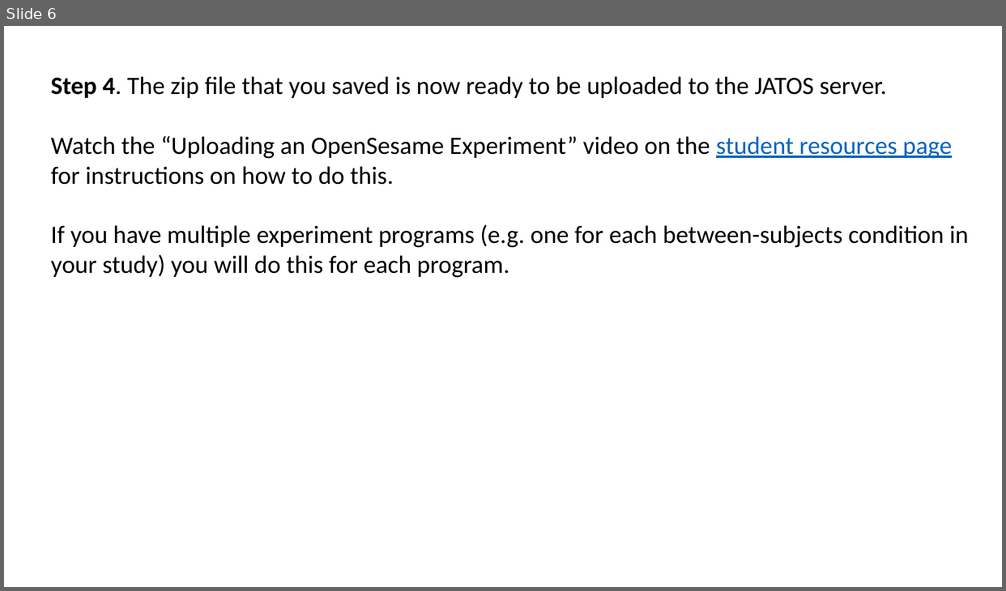
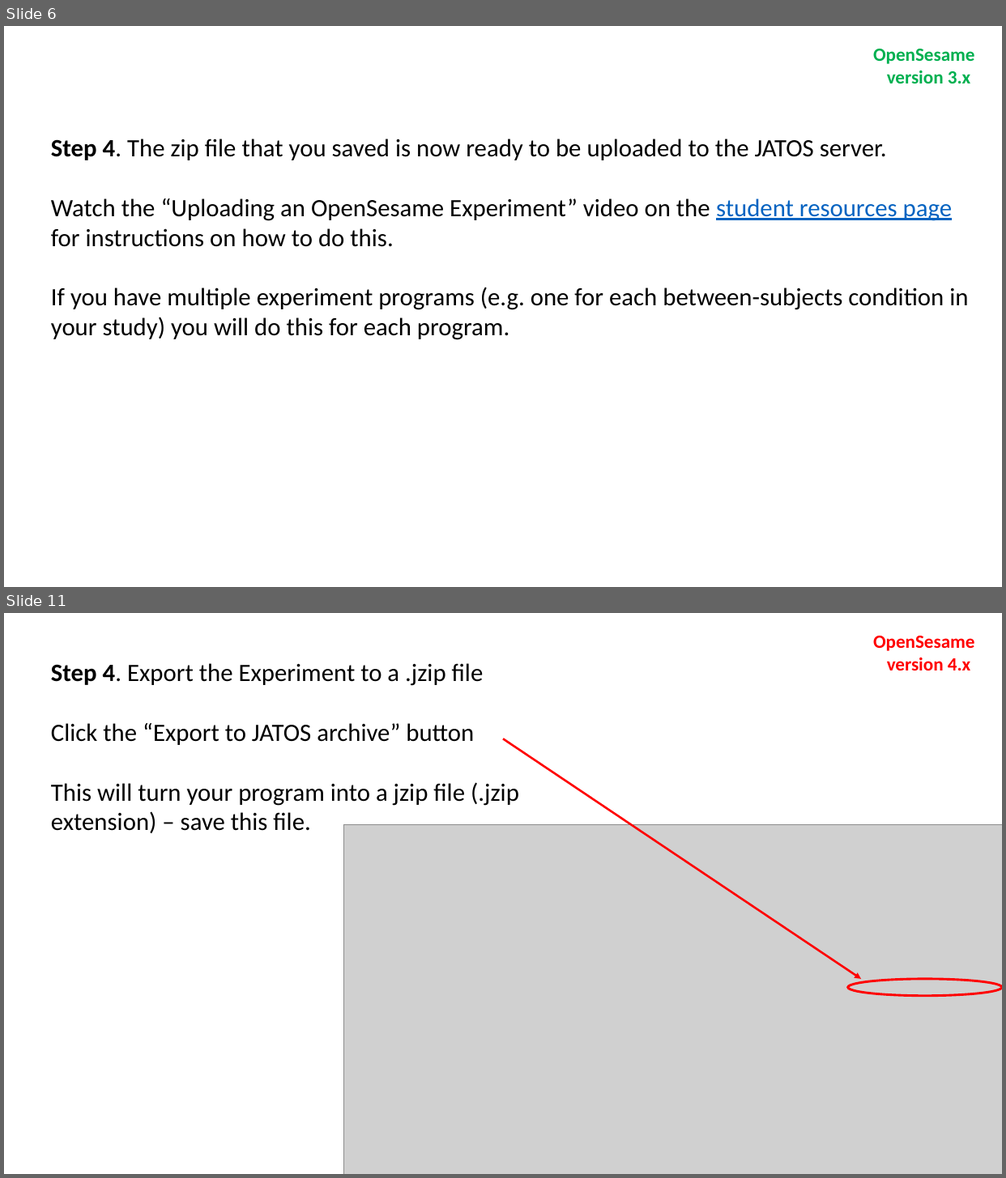
Before and after one commit to ajwills72/rmip, a slide deck: docs/prepare_your_online_study.pptx. Shown one above the other, each under a label of ours: slide 6 before the commit, slides 6 and 11 after it; the slides between them are not shown. The pictures are 1006x591 and 1006x1178 pixels, drawn with LibreOffice and Linux fonts; fonts in the diff are those of the drawing; grey boxes stand for pictures. Boxes give left, top, right and bottom in pixels: in the first picture for what was removed or moved away, otherwise in the second. Text is boxed around its words. In the diff, an @@ line names an element or a change of style, - is before the commit and + after.

Commit message:
updated prepare_your_online_study.pptx with instructions for OpenSesame v4

```diff
--- a/docs/prepare_your_online_study.pptx
+++ b/docs/prepare_your_online_study.pptx
@@ slide 11 added at (4, 613, 1002, 1174), background #FFFFFF @@
@@ text added at (873, 636, 974, 671), 18 pt, text #FF0000, bold @@
+OpenSesame
+version 4.x
@@ text added at (51, 663, 519, 833), 24 pt, text #000000 @@
+Step 4. Export the Experiment to a .jzip file
+Click the “Export to JATOS archive” button
+This will turn your program into a jzip file (.jzip extension) – save this file.
@@ arrow added from (503, 739) to (861, 979), #FF0000 2 pt @@
@@ picture added at (344, 825, 1002, 1174) @@
@@ ellipse added at (848, 979, 1002, 996), outline #FF0000 2.25 pt @@
@@ slide 6 changed as well @@
@@ text added at (873, 49, 974, 84), 18 pt, text #00B050, bold @@
+OpenSesame
+version 3.x
@@ text "Step 4. The zip file ...": place and size @@
-text "Step 4. The zip file ..." at (51, 76, 968, 278)
+text "Step 4. The zip file ..." at (51, 139, 968, 340)
```
Also in this commit, not shown: 5 other slides changed, 5 other slides added.
